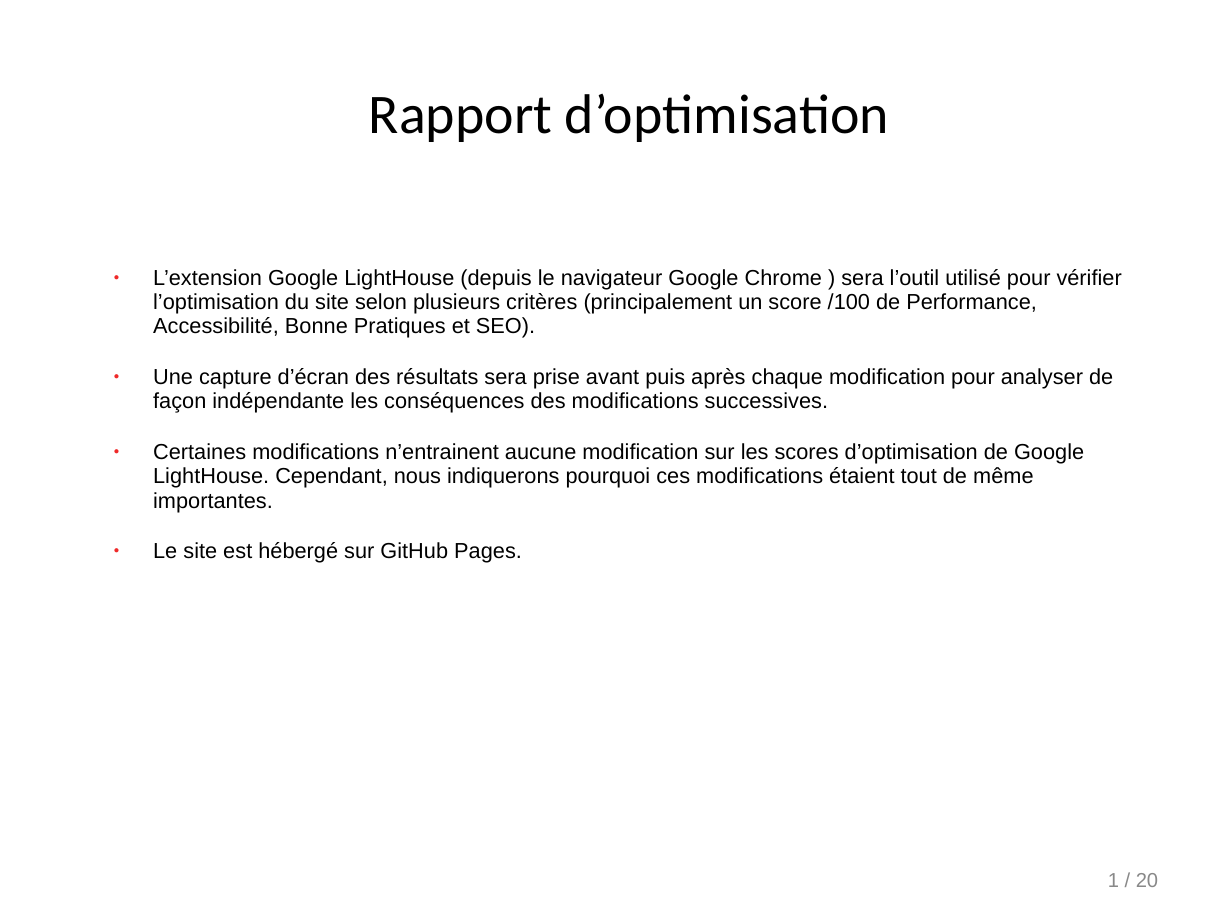
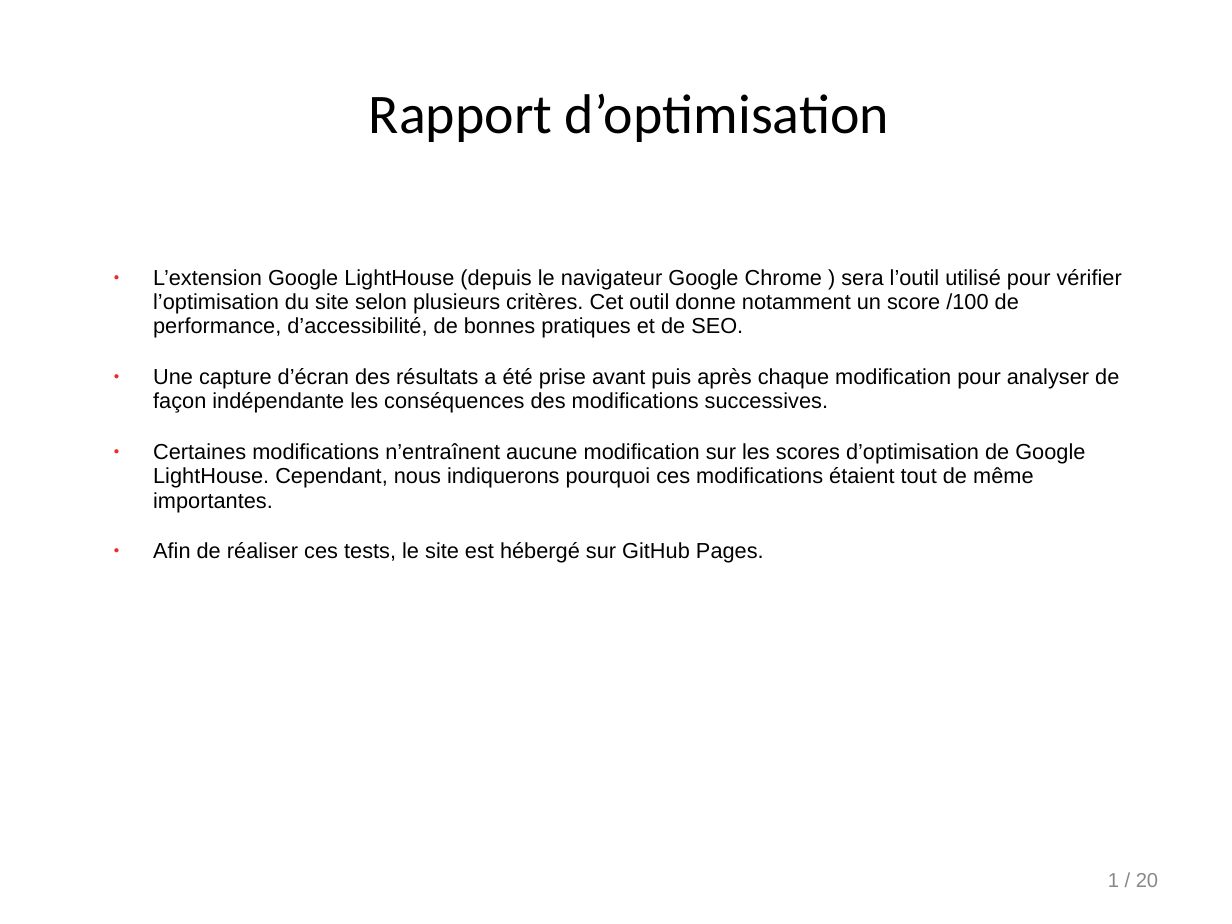
Before and after one commit to Doppler123/OPC_P4_La_Panthere, a slide deck: slide 1 of audit/Rapport.odp. Drawn at 1232x924 pixels with LibreOffice and Linux fonts; fonts in the diff are those of the drawing. Boxes give left, top, right and bottom in pixels: in the first picture for what was removed or moved away, otherwise in the second. Text is boxed around its words. In the diff, an @@ line names an element or a change of style, - is before the commit and + after.

```diff
--- a/audit/Rapport.odp
+++ b/audit/Rapport.odp
@@ text at (153,269,1122,563): text changed @@
-● L’extension Google LightHouse (depuis le navigateur Google Chrome ) sera l’outil utilisé pour vérifier l’optimisation du site selon plusieurs critères (principalement un score /100 de Performance, Accessibilité, Bonne Pratiques et SEO).
-● Une capture d’écran des résultats sera prise avant puis après chaque modification pour analyser de façon indépendante les conséquences des modifications successives.
-● Certaines modifications n’entrainent aucune modification sur les scores d’optimisation de Google LightHouse. Cependant, nous indiquerons pourquoi ces modifications étaient tout de même importantes.
-● Le site est hébergé sur GitHub Pages.
+● L’extension Google LightHouse (depuis le navigateur Google Chrome ) sera l’outil utilisé pour vérifier l’optimisation du site selon plusieurs critères. Cet outil donne notamment un score /100 de performance, d’accessibilité, de bonnes pratiques et de SEO.
+● Une capture d’écran des résultats a été prise avant puis après chaque modification pour analyser de façon indépendante les conséquences des modifications successives.
+● Certaines modifications n’entraînent aucune modification sur les scores d’optimisation de Google LightHouse. Cependant, nous indiquerons pourquoi ces modifications étaient tout de même importantes.
+● Afin de réaliser ces tests, le site est hébergé sur GitHub Pages.
```
Also in this commit, not shown: 15 other slides changed, 2 other files.
